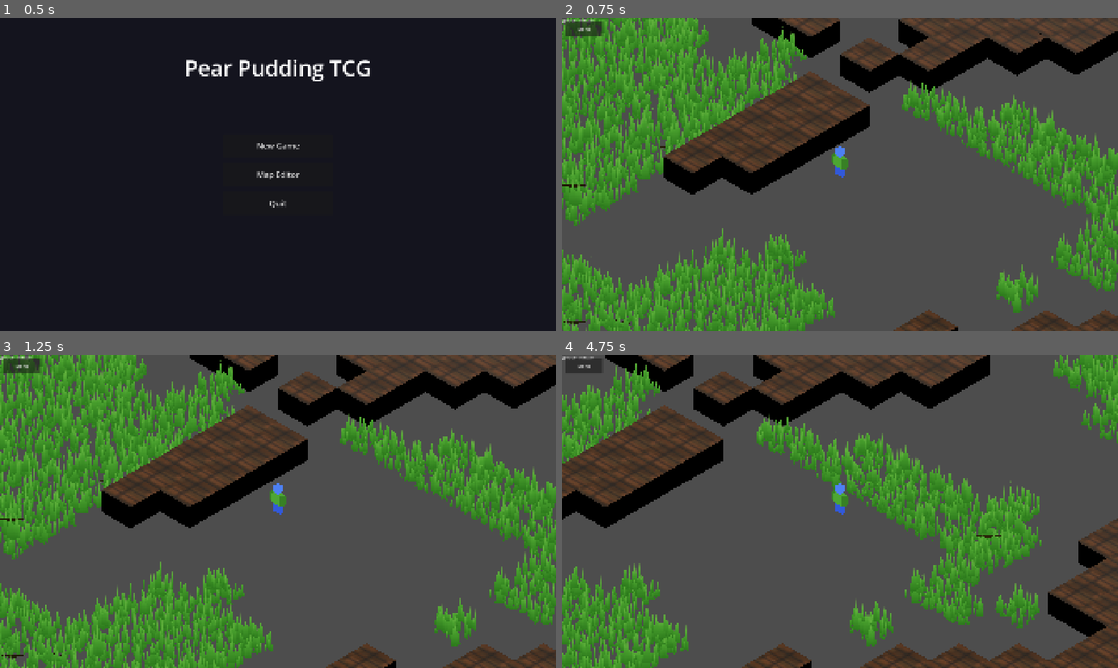
Above: before the commit, frames 1-4 (two rows, left to right).
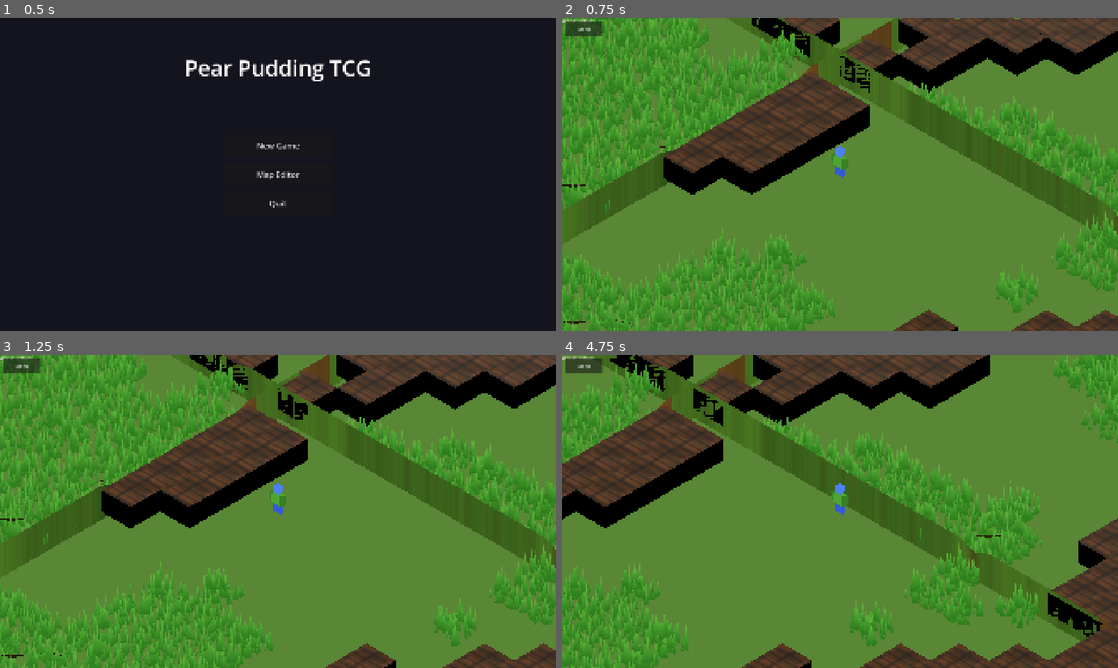
Above: after the commit, the same moments.

Repository: ChrisPauly97/pear-pudding-godot
Game: Godot game, scene res://scenes/ui/MenuScene.tscn
Two runs of this game, one before a commit and one after it. Both use one fixed random seed, a clock stepped at 60 frames per second and the inputs below.
Inputs (mouse positions are in pixels of both pictures, inside the frame that each line leads up to):
- Up to frame 1 (0.5 s): no input
- Up to frame 2 (0.75 s): click "New Game" at 0.5 s
- Up to frame 3 (1.25 s): no input
- Up to frame 4 (4.75 s): click "Menu" at 1.25 s; click "New Game" at 2 s; tap Enter at 2.75 s; move the mouse to (962, 495) at 2.77 s; hold D (move_right) 2.78-3.5 s; hold E (interact) 2.78-3.5 s; click (962, 495) at 2.92 s; tap Space (jump) at 3.02 s; drag from (728, 527) to (812, 574) at 3.52 s; move the mouse to (895, 442) at 4.27 s; hold D (move_right) from 4.28 s (still down); tap 2 at 4.35 s

Frame 1 is identical in both runs. In frame 2, 56% of the frame differs, in the area x 0-100%, y 0-100%; in frame 3, 56%; in frame 4, 62%.

Commit message:
Fix grey background showing through terrain gaps
- Add WorldEnvironment with grass-matching background color (0.35, 0.53, 0.21)
  so unloaded chunks and distant areas blend with terrain instead of showing grey
- Add edge skirt geometry to terrain meshes (both chunk and named-map paths)
  that drops border vertices to y=-0.5, preventing the camera from seeing
  under raised hills/terrain from the isometric angle

https://claude.ai/code/session_016oqkWS5h5C7RQZ9ZgLiyCV

Diff:
--- a/scenes/world/ChunkRenderer.gd
+++ b/scenes/world/ChunkRenderer.gd
@@ -151,6 +151,101 @@
 			indices[idx + 3] = b; indices[idx + 4] = c; indices[idx + 5] = d
 			idx += 6
 
+	# ── Edge skirts: drop border vertices to y = SKIRT_Y so the camera
+	#    never sees under raised terrain from the isometric angle. ─────────
+	const SKIRT_Y: float = -0.5
+	var skirt_count: int = (nvx + nvz) * 2  # one duplicate per border vertex
+	var skirt_verts   := PackedVector3Array()
+	var skirt_normals := PackedVector3Array()
+	var skirt_uvs     := PackedVector2Array()
+	var skirt_colors  := PackedColorArray()
+	var skirt_indices := PackedInt32Array()
+	skirt_verts.resize(skirt_count)
+	skirt_normals.resize(skirt_count)
+	skirt_uvs.resize(skirt_count)
+	skirt_colors.resize(skirt_count)
+	# Each border edge produces 2 triangles (6 indices) per segment
+	var skirt_seg: int = (nvx - 1) * 2 + (nvz - 1) * 2
+	skirt_indices.resize(skirt_seg * 6)
+
+	var si: int = 0  # skirt vertex counter
+	# Helper: add a skirt vertex mirroring surface vertex i at SKIRT_Y
+	var _edge_ids: Array[int] = []  # pairs: [surface_idx, skirt_idx, ...]
+
+	# Bottom row (iz=0), Top row (iz=nvz-1)
+	for ix in range(nvx):
+		for iz_edge in [0, nvz - 1]:
+			var surf_i: int = iz_edge * nvx + ix
+			skirt_verts[si]   = Vector3(verts[surf_i].x, SKIRT_Y, verts[surf_i].z)
+			skirt_normals[si] = normals[surf_i]
+			skirt_uvs[si]     = uvs[surf_i]
+			skirt_colors[si]  = colors[surf_i]
+			_edge_ids.append(surf_i)
+			_edge_ids.append(si)
+			si += 1
+	# Left col (ix=0), Right col (ix=nvx-1) — skip corners already added
+	for iz in range(1, nvz - 1):
+		for ix_edge in [0, nvx - 1]:
+			var surf_i: int = iz * nvx + ix_edge
+			skirt_verts[si]   = Vector3(verts[surf_i].x, SKIRT_Y, verts[surf_i].z)
+			skirt_normals[si] = normals[surf_i]
+			skirt_uvs[si]     = uvs[surf_i]
+			skirt_colors[si]  = colors[surf_i]
+			_edge_ids.append(surf_i)
+			_edge_ids.append(si)
+			si += 1
+
+	# Build a lookup: surface vertex index -> skirt vertex index
+	var skirt_map: Dictionary = {}
+	for ei in range(0, _edge_ids.size(), 2):
+		skirt_map[_edge_ids[ei]] = _edge_ids[ei + 1]
+
+	# Generate skirt triangles along each border edge
+	var sidx: int = 0
+	# Bottom edge (iz=0): normals face -Z
+	for ix in range(nvx - 1):
+		var a: int = ix
+		var b: int = ix + 1
+		var sa: int = total_verts + int(skirt_map[a])
+		var sb: int = total_verts + int(skirt_map[b])
+		skirt_indices[sidx] = a;  skirt_indices[sidx+1] = sa; skirt_indices[sidx+2] = b
+		skirt_indices[sidx+3] = b; skirt_indices[sidx+4] = sa; skirt_indices[sidx+5] = sb
+		sidx += 6
+	# Top edge (iz=nvz-1): normals face +Z — wind opposite
+	for ix in range(nvx - 1):
+		var a: int = (nvz - 1) * nvx + ix
+		var b: int = (nvz - 1) * nvx + ix + 1
+		var sa: int = total_verts + int(skirt_map[a])
+		var sb: int = total_verts + int(skirt_map[b])
+		skirt_indices[sidx] = a;  skirt_indices[sidx+1] = b;  skirt_indices[sidx+2] = sa
+		skirt_indices[sidx+3] = b; skirt_indices[sidx+4] = sb; skirt_indices[sidx+5] = sa
+		sidx += 6
+	# Left edge (ix=0): normals face -X
+	for iz in range(nvz - 1):
+		var a: int = iz * nvx
+		var b: int = (iz + 1) * nvx
+		var sa: int = total_verts + int(skirt_map[a])
+		var sb: int = total_verts + int(skirt_map[b])
+		skirt_indices[sidx] = a;  skirt_indices[sidx+1] = b;  skirt_indices[sidx+2] = sa
+		skirt_indices[sidx+3] = b; skirt_indices[sidx+4] = sb; skirt_indices[sidx+5] = sa
+		sidx += 6
+	# Right edge (ix=nvx-1): normals face +X — wind opposite
+	for iz in range(nvz - 1):
+		var a: int = iz * nvx + nvx - 1
+		var b: int = (iz + 1) * nvx + nvx - 1
+		var sa: int = total_verts + int(skirt_map[a])
+		var sb: int = total_verts + int(skirt_map[b])
+		skirt_indices[sidx] = a;  skirt_indices[sidx+1] = sa; skirt_indices[sidx+2] = b
+		skirt_indices[sidx+3] = b; skirt_indices[sidx+4] = sa; skirt_indices[sidx+5] = sb
+		sidx += 6
+
+	# Merge skirt geometry into the main arrays
+	verts.append_array(skirt_verts)
+	normals.append_array(skirt_normals)
+	uvs.append_array(skirt_uvs)
+	colors.append_array(skirt_colors)
+	indices.append_array(skirt_indices)
+
 	var arrays: Array = []
 	arrays.resize(Mesh.ARRAY_MAX)
 	arrays[Mesh.ARRAY_VERTEX] = verts
--- a/scenes/world/WorldScene.gd
+++ b/scenes/world/WorldScene.gd
@@ -59,7 +59,18 @@
 const HILL_RAMP_R:    float = 6.0
 const TERRAIN_VDENSITY: int = 2
 
+func _setup_environment() -> void:
+	var env := Environment.new()
+	env.background_mode = Environment.BG_COLOR
+	# Match the terrain shader's grass colour under ambient+sun lighting
+	env.background_color = Color(0.35, 0.53, 0.21)
+	env.ambient_light_source = Environment.AMBIENT_SOURCE_DISABLED
+	var we := WorldEnvironment.new()
+	we.environment = env
+	add_child(we)
+
 func _ready() -> void:
+	_setup_environment()
 	_tile_meshes = Node3D.new()
 	_tile_meshes.name = "TileGrid"
 	add_child(_tile_meshes)
@@ -343,6 +354,84 @@
 			indices[idx + 3] = b; indices[idx + 4] = c; indices[idx + 5] = d
 			idx += 6
 
+	# ── Edge skirts: drop border vertices below ground to hide underside ──
+	const SKIRT_Y: float = -0.5
+	var skirt_count: int = (nvx + nvz) * 2
+	var skirt_verts   := PackedVector3Array()
+	var skirt_normals := PackedVector3Array()
+	var skirt_uvs     := PackedVector2Array()
+	var skirt_colors  := PackedColorArray()
+	var skirt_indices := PackedInt32Array()
+	skirt_verts.resize(skirt_count)
+	skirt_normals.resize(skirt_count)
+	skirt_uvs.resize(skirt_count)
+	skirt_colors.resize(skirt_count)
+	var skirt_seg: int = (nvx - 1) * 2 + (nvz - 1) * 2
+	skirt_indices.resize(skirt_seg * 6)
+
+	var si: int = 0
+	var _edge_ids: Array[int] = []
+	for ixx in range(nvx):
+		for iz_edge in [0, nvz - 1]:
+			var surf_i: int = iz_edge * nvx + ixx
+			skirt_verts[si]   = Vector3(verts[surf_i].x, SKIRT_Y, verts[surf_i].z)
+			skirt_normals[si] = normals[surf_i]
+			skirt_uvs[si]     = uvs[surf_i]
+			skirt_colors[si]  = colors[surf_i]
+			_edge_ids.append(surf_i)
+			_edge_ids.append(si)
+			si += 1
+	for izz in range(1, nvz - 1):
+		for ix_edge in [0, nvx - 1]:
+			var surf_i: int = izz * nvx + ix_edge
+			skirt_verts[si]   = Vector3(verts[surf_i].x, SKIRT_Y, verts[surf_i].z)
+			skirt_normals[si] = normals[surf_i]
+			skirt_uvs[si]     = uvs[surf_i]
+			skirt_colors[si]  = colors[surf_i]
+			_edge_ids.append(surf_i)
+			_edge_ids.append(si)
+			si += 1
+
+	var skirt_map: Dictionary = {}
+	for ei in range(0, _edge_ids.size(), 2):
+		skirt_map[_edge_ids[ei]] = _edge_ids[ei + 1]
+
+	var sidx: int = 0
+	for ixx in range(nvx - 1):
+		var a: int = ixx; var b: int = ixx + 1
+		var sa: int = total_verts + int(skirt_map[a])
+		var sb: int = total_verts + int(skirt_map[b])
+		skirt_indices[sidx] = a;  skirt_indices[sidx+1] = sa; skirt_indices[sidx+2] = b
+		skirt_indices[sidx+3] = b; skirt_indices[sidx+4] = sa; skirt_indices[sidx+5] = sb
+		sidx += 6
+	for ixx in range(nvx - 1):
+		var a: int = (nvz - 1) * nvx + ixx; var b: int = (nvz - 1) * nvx + ixx + 1
+		var sa: int = total_verts + int(skirt_map[a])
+		var sb: int = total_verts + int(skirt_map[b])
+		skirt_indices[sidx] = a;  skirt_indices[sidx+1] = b;  skirt_indices[sidx+2] = sa
+		skirt_indices[sidx+3] = b; skirt_indices[sidx+4] = sb; skirt_indices[sidx+5] = sa
+		sidx += 6
+	for izz in range(nvz - 1):
+		var a: int = izz * nvx; var b: int = (izz + 1) * nvx
+		var sa: int = total_verts + int(skirt_map[a])
+		var sb: int = total_verts + int(skirt_map[b])
+		skirt_indices[sidx] = a;  skirt_indices[sidx+1] = b;  skirt_indices[sidx+2] = sa
+		skirt_indices[sidx+3] = b; skirt_indices[sidx+4] = sb; skirt_indices[sidx+5] = sa
+		sidx += 6
+	for izz in range(nvz - 1):
+		var a: int = izz * nvx + nvx - 1; var b: int = (izz + 1) * nvx + nvx - 1
+		var sa: int = total_verts + int(skirt_map[a])
+		var sb: int = total_verts + int(skirt_map[b])
+		skirt_indices[sidx] = a;  skirt_indices[sidx+1] = sa; skirt_indices[sidx+2] = b
+		skirt_indices[sidx+3] = b; skirt_indices[sidx+4] = sa; skirt_indices[sidx+5] = sb
+		sidx += 6
+
+	verts.append_array(skirt_verts)
+	normals.append_array(skirt_normals)
+	uvs.append_array(skirt_uvs)
+	colors.append_array(skirt_colors)
+	indices.append_array(skirt_indices)
+
 	var arrays: Array = []
 	arrays.resize(Mesh.ARRAY_MAX)
 	arrays[Mesh.ARRAY_VERTEX] = verts
